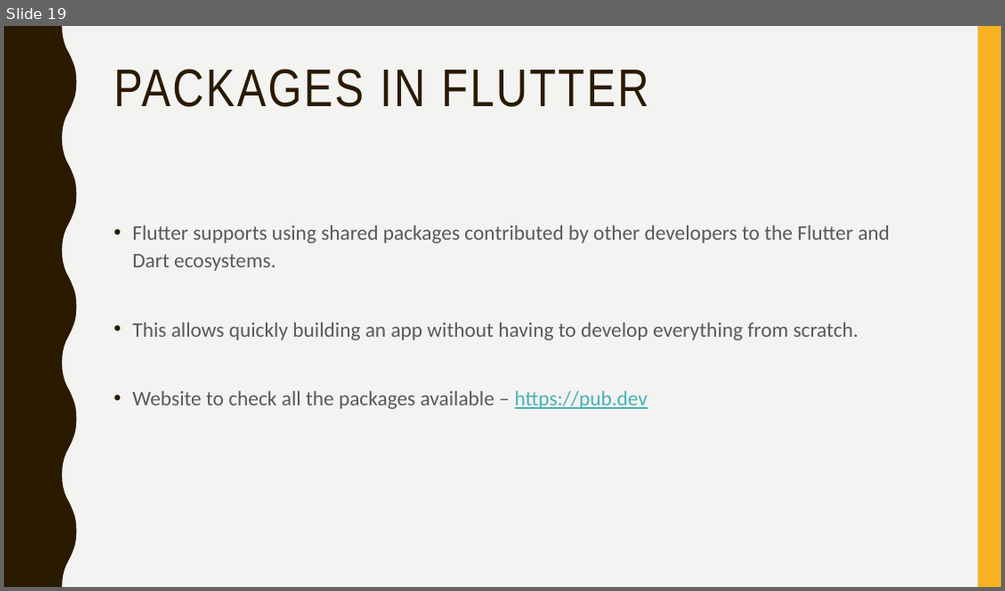
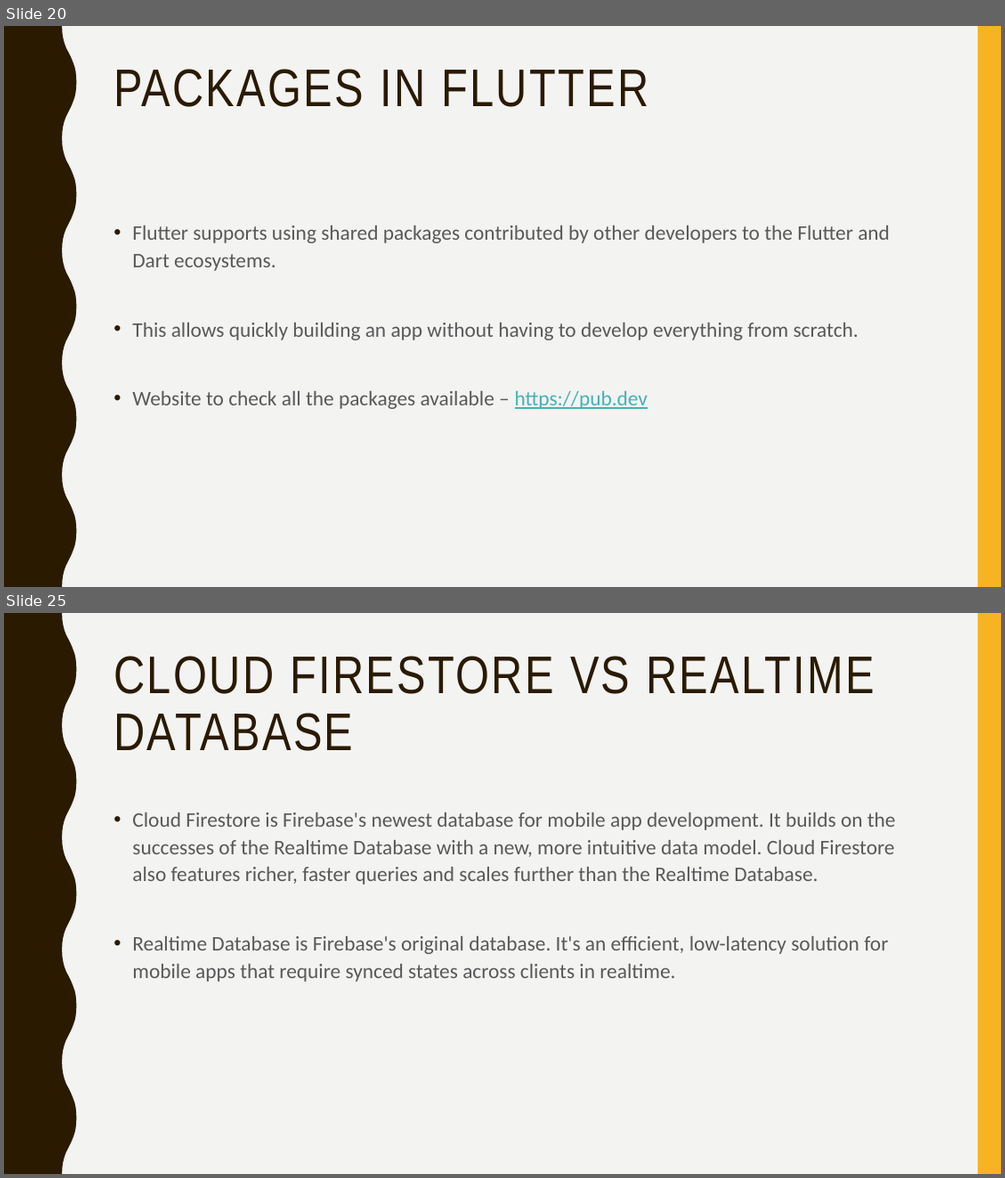
Before and after one commit to narayanvyas/flutter_workshop, a slide deck: Flutter Workshop.pptx. Shown one above the other, each under a label of ours: slide 19 before the commit, slides 20 and 25 after it; the slides between them are not shown. The pictures are 1005x591 and 1005x1178 pixels, drawn with LibreOffice and Linux fonts; fonts in the diff are those of the drawing. Boxes give left, top, right and bottom in pixels: in the first picture for what was removed or moved away, otherwise in the second. Text is boxed around its words. In the diff, an @@ line names an element or a change of style, - is before the commit and + after.

```diff
--- a/Flutter Workshop.pptx
+++ b/Flutter Workshop.pptx
@@ slide 25 added at box(4, 613, 1001, 1174), background #F3F3F2; not listed: 2 template elements that a slide beside it also shows @@
@@ title added at box(113, 656, 874, 751), 51 pt, text #2A1A00 @@
+CLOUD FIRESTORE VS REALTIME DATABASE
@@ text added at box(132, 812, 896, 981), 20 pt, text #595959 @@
+• Cloud Firestore is Firebase's newest database for mobile app development. It builds on the successes of the Realtime Database with a new, more intuitive data model. Cloud Firestore also features richer, faster queries and scales further than the Realtime Database.
+• Realtime Database is Firebase's original database. It's an efficient, low-latency solution for mobile apps that require synced states across clients in realtime.
@@ what was slide 19 is now slide 20 @@
```
Also in this commit, not shown: 6 other slides added, 1 other file.
